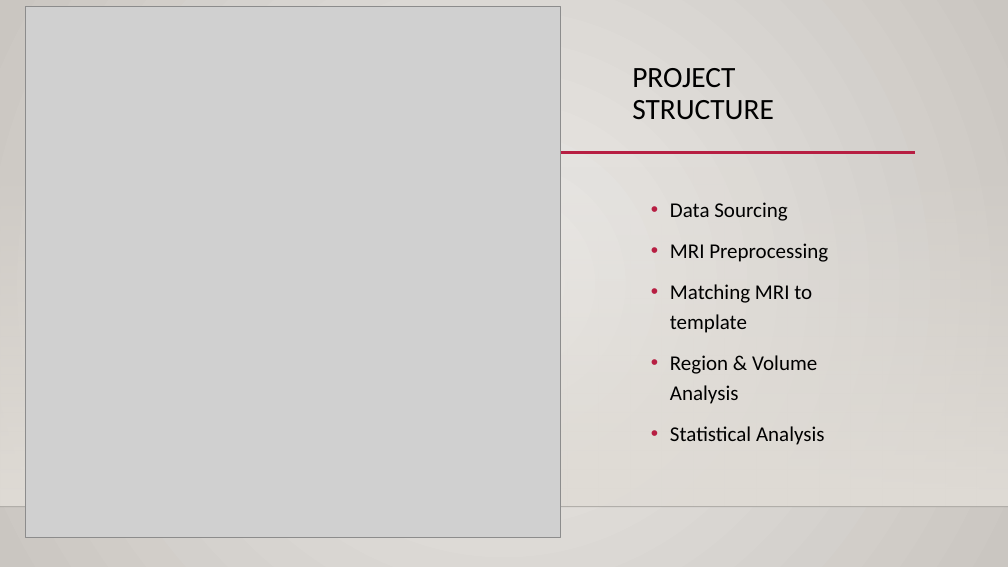
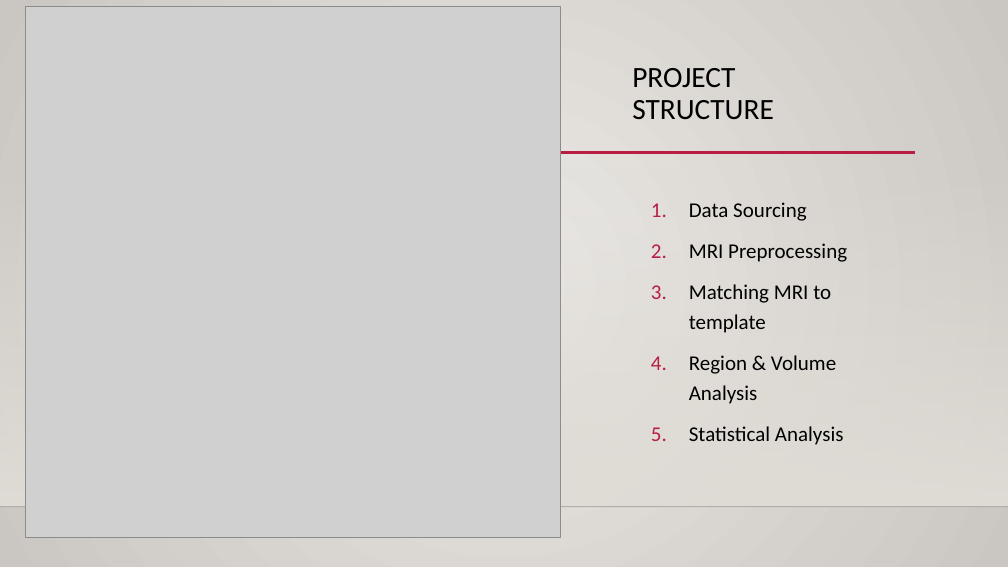
Before and after one commit to maymay-wa/BrainResearch, a slide deck: slide 4 of Python Presentation.pptx. Drawn at 1008x567 pixels with LibreOffice and Linux fonts; fonts in the diff are those of the drawing; grey boxes stand for pictures; background and template pictures are left out. Boxes give left, top, right and bottom in pixels: in the first picture for what was removed or moved away, otherwise in the second. Text is boxed around its words. In the diff, an @@ line names an element or a change of style, - is before the commit and + after.

```diff
--- a/Python Presentation.pptx
+++ b/Python Presentation.pptx
@@ text "Data Sourcing" at [689,202,847,445]: bullet • to 1. @@
```
Also in this commit, not shown: 1 other slide changed.
